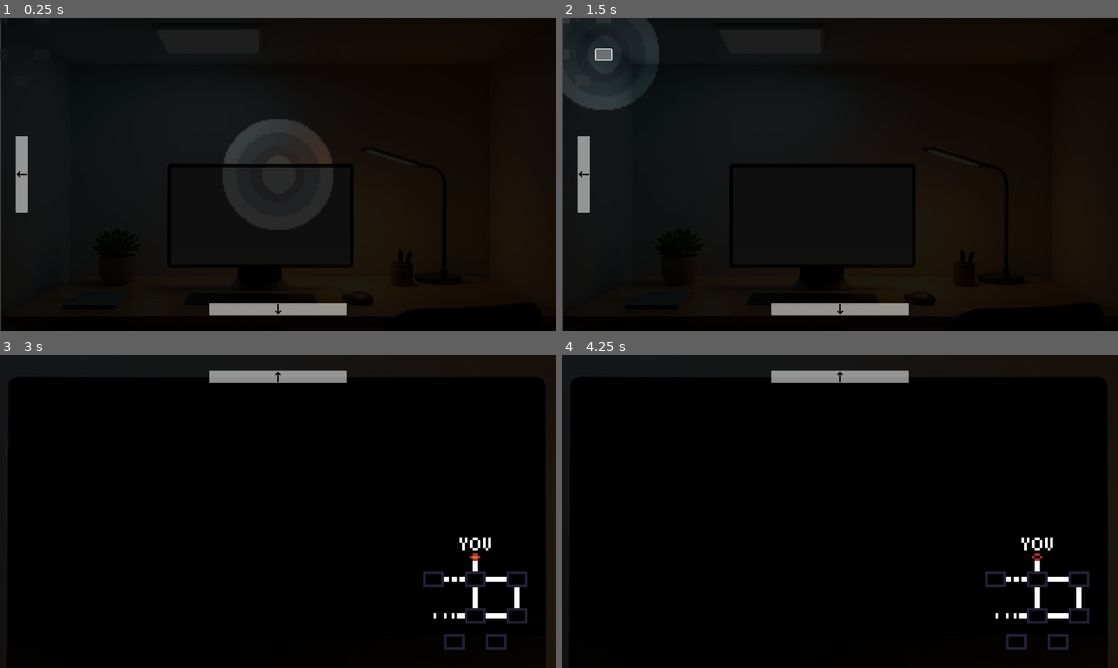
Above: before the commit, frames 1-4 (two rows, left to right).
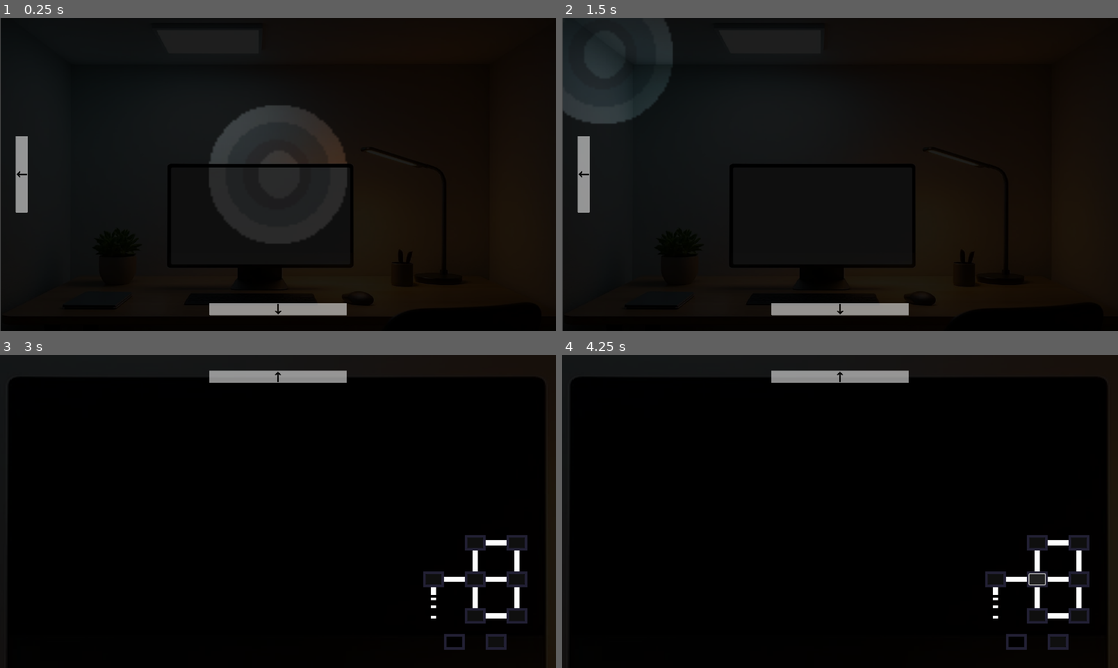
Above: after the commit, the same moments.

Repository: AwesomeYT2005/five-nights-with-monsters
Game: Godot game, scene res://scenes/main.tscn
Two runs of this game, one before a commit and one after it. Both use one fixed random seed, a clock stepped at 60 frames per second and the inputs below.
Inputs (mouse positions are in pixels of both pictures, inside the frame that each line leads up to):
- Up to frame 1 (0.25 s): no input
- Up to frame 2 (1.5 s): click (584, 80) at 0.52 s; click (606, 55) at 1.27 s
- Up to frame 3 (3 s): click (261, 552) at 2 s; click (455, 642) at 2.77 s
- Up to frame 4 (4.25 s): click (1034, 580) at 3.52 s

The runs differ from the first frame. In frame 1, 2.9% of the frame differs, in the area x 0-63%, y 0-72%; in frame 2, 1.4%; in frame 3, 0.6%; in frame 4, 0.7%.

Commit message:
Camera Map Working
Complete Camera Map with working animations and button changes. Buttons not yet fully functional.
Added optional smiling monster to Window.

Diff:
--- a/scenes/levels/level.tscn
+++ b/scenes/levels/level.tscn
@@ -8,6 +8,7 @@
 [ext_resource type="Texture2D" uid="uid://bykr2oygdkevm" path="res://assets/images/gui/uparrow.png" id="5_urvlt"]
 [ext_resource type="Texture2D" uid="uid://uopgglmwg8fk" path="res://assets/images/gui/downarrow.png" id="6_d4w6o"]
 [ext_resource type="Texture2D" uid="uid://de0yhb2jb8qx" path="res://assets/images/gui/leftarrow.png" id="6_icy5c"]
+[ext_resource type="Texture2D" uid="uid://bl67arsxs06yk" path="res://assets/images/enemies/smilingmonster.png" id="9_qogh7"]
 [ext_resource type="Texture2D" uid="uid://bscn8lweryrmf" path="res://assets/images/terrain/templeftwindow.png" id="9_rmjfq"]
 [ext_resource type="Texture2D" uid="uid://cqsw45gin3v8n" path="res://assets/images/gui/rightarrow.png" id="10_rmjfq"]
 [ext_resource type="PackedScene" uid="uid://bmkq2vgkukpda" path="res://scenes/menu/camera_map.tscn" id="11_7pb6i"]
@@ -20,7 +21,6 @@
 size = Vector2(112, 704)
 
 [node name="Level" type="Node2D"]
-texture_filter = 1
 script = ExtResource("1_xb4v1")
 
 [node name="PlayerLight" type="PointLight2D" parent="."]
@@ -29,7 +29,7 @@
 color = Color(0.8784058, 0.8784058, 0.8784058, 1)
 energy = 2.0
 texture = ExtResource("1_bovvr")
-texture_scale = 4.0
+texture_scale = 5.0
 script = ExtResource("2_b2cq8")
 
 [node name="Locations" type="Node" parent="."]
@@ -104,6 +104,12 @@
 position = Vector2(640, 1080)
 enabled = false
 
+[node name="SmilingMonster" type="Sprite2D" parent="Locations/Window"]
+texture_filter = 1
+position = Vector2(295, 30)
+scale = Vector2(8, 8)
+texture = ExtResource("9_qogh7")
+
 [node name="Terrain" type="Sprite2D" parent="Locations/Window"]
 self_modulate = Color(0.116820924, 0.118107855, 0.118107855, 1)
 texture_filter = 1
@@ -133,6 +139,9 @@
 texture_filter = 1
 texture = ExtResource("12_xfk5q")
 
+[node name="CameraMap" parent="Locations/Computer" instance=ExtResource("11_7pb6i")]
+position = Vector2(454, 156)
+
 [node name="MovementAreas" type="Node" parent="Locations/Computer"]
 
 [node name="Top" type="Sprite2D" parent="Locations/Computer/MovementAreas"]
@@ -148,9 +157,6 @@
 [node name="CollisionShape2D" type="CollisionShape2D" parent="Locations/Computer/MovementAreas/Top/TopArrow"]
 shape = SubResource("RectangleShape2D_d4w6o")
 
-[node name="CameraMap" parent="Locations/Computer" instance=ExtResource("11_7pb6i")]
-position = Vector2(454, 156)
-
 [node name="CameraLocations" type="Node" parent="."]
 
 [node name="Location1" type="Node2D" parent="CameraLocations"]
--- a/scenes/menu/camera_map.tscn
+++ b/scenes/menu/camera_map.tscn
@@ -41,75 +41,159 @@
 texture_filter = 1
 script = ExtResource("1_3ufsm")
 
-[node name="Floor2Buttons" type="Node" parent="."]
+[node name="Floor1Buttons" type="Control" parent="."]
+top_level = true
+layout_mode = 3
+anchors_preset = 0
+offset_right = 40.0
+offset_bottom = 40.0
+
+[node name="Floor2" type="Button" parent="Floor1Buttons"]
+top_level = true
+layout_mode = 0
+offset_left = 2404.0
+offset_top = 1368.0
+offset_right = 2440.0
+offset_bottom = 1392.0
+theme_override_colors/icon_normal_color = Color(1, 1, 1, 1)
+theme_override_font_sizes/font_size = 9
+
+[node name="DiningRoom" type="Button" parent="Floor1Buttons"]
+top_level = true
+layout_mode = 0
+offset_left = 2356.0
+offset_top = 1224.0
+offset_right = 2392.0
+offset_bottom = 1248.0
+theme_override_colors/icon_normal_color = Color(1, 1, 1, 1)
+theme_override_font_sizes/font_size = 9
+
+[node name="Kitchen" type="Button" parent="Floor1Buttons"]
+top_level = true
+layout_mode = 0
+offset_left = 2452.0
+offset_top = 1224.0
+offset_right = 2488.0
+offset_bottom = 1248.0
+theme_override_colors/icon_normal_color = Color(1, 1, 1, 1)
+theme_override_font_sizes/font_size = 9
+
+[node name="Bedroom" type="Button" parent="Floor1Buttons"]
+top_level = true
+layout_mode = 0
+offset_left = 2452.0
+offset_top = 1308.0
+offset_right = 2488.0
+offset_bottom = 1332.0
+theme_override_colors/icon_normal_color = Color(1, 1, 1, 1)
+theme_override_font_sizes/font_size = 9
+
+[node name="BackHall" type="Button" parent="Floor1Buttons"]
+top_level = true
+layout_mode = 0
+offset_left = 2356.0
+offset_top = 1308.0
+offset_right = 2392.0
+offset_bottom = 1332.0
+theme_override_colors/icon_normal_color = Color(1, 1, 1, 1)
+theme_override_font_sizes/font_size = 9
+
+[node name="Staircase" type="Button" parent="Floor1Buttons"]
+top_level = true
+layout_mode = 0
+offset_left = 2260.0
+offset_top = 1224.0
+offset_right = 2296.0
+offset_bottom = 1248.0
+theme_override_colors/icon_normal_color = Color(1, 1, 1, 1)
+theme_override_font_sizes/font_size = 9
+
+[node name="FrontHall" type="Button" parent="Floor1Buttons"]
+top_level = true
+layout_mode = 0
+offset_left = 2356.0
+offset_top = 1140.0
+offset_right = 2392.0
+offset_bottom = 1164.0
+
+[node name="LivingRoom" type="Button" parent="Floor1Buttons"]
+top_level = true
+layout_mode = 0
+offset_left = 2452.0
+offset_top = 1140.0
+offset_right = 2488.0
+offset_bottom = 1164.0
+
+[node name="Floor2Buttons" type="Control" parent="."]
+layout_mode = 3
 
 [node name="Floor1" type="Button" parent="Floor2Buttons"]
 top_level = true
-offset_left = -66.0
-offset_top = 132.0
-offset_right = -30.0
-offset_bottom = 156.0
-theme_override_colors/icon_normal_color = Color(1, 1, 1, 1)
-theme_override_font_sizes/font_size = 9
-
-[node name="Floor2" type="Button" parent="Floor2Buttons"]
-top_level = true
-offset_left = 30.0
-offset_top = 132.0
-offset_right = 66.0
-offset_bottom = 156.0
+layout_mode = 0
+offset_left = 2308.0
+offset_top = 1368.0
+offset_right = 2344.0
+offset_bottom = 1392.0
 theme_override_colors/icon_normal_color = Color(1, 1, 1, 1)
 theme_override_font_sizes/font_size = 9
 
 [node name="Corridor" type="Button" parent="Floor2Buttons"]
 top_level = true
-offset_left = -18.0
-offset_top = -12.0
-offset_right = 18.0
-offset_bottom = 12.0
+layout_mode = 0
+offset_left = 2356.0
+offset_top = 1224.0
+offset_right = 2392.0
+offset_bottom = 1248.0
 theme_override_colors/icon_normal_color = Color(1, 1, 1, 1)
 theme_override_font_sizes/font_size = 9
 
 [node name="Bathroom" type="Button" parent="Floor2Buttons"]
 top_level = true
-offset_left = 78.0
-offset_top = -12.0
-offset_right = 114.0
-offset_bottom = 12.0
+layout_mode = 0
+offset_left = 2452.0
+offset_top = 1224.0
+offset_right = 2488.0
+offset_bottom = 1248.0
 theme_override_colors/icon_normal_color = Color(1, 1, 1, 1)
 theme_override_font_sizes/font_size = 9
 
-[node name="Bedroom" type="Button" parent="Floor2Buttons"]
+[node name="Stash" type="Button" parent="Floor2Buttons"]
 top_level = true
-offset_left = 78.0
-offset_top = 72.0
-offset_right = 114.0
-offset_bottom = 96.0
+layout_mode = 0
+offset_left = 2452.0
+offset_top = 1308.0
+offset_right = 2488.0
+offset_bottom = 1332.0
 theme_override_colors/icon_normal_color = Color(1, 1, 1, 1)
 theme_override_font_sizes/font_size = 9
 
 [node name="Landing" type="Button" parent="Floor2Buttons"]
 top_level = true
-offset_left = -18.0
-offset_top = 72.0
-offset_right = 18.0
-offset_bottom = 96.0
+layout_mode = 0
+offset_left = 2356.0
+offset_top = 1308.0
+offset_right = 2392.0
+offset_bottom = 1332.0
 theme_override_colors/icon_normal_color = Color(1, 1, 1, 1)
 theme_override_font_sizes/font_size = 9
 
 [node name="Outside" type="Button" parent="Floor2Buttons"]
 top_level = true
-offset_left = -114.0
-offset_top = -12.0
-offset_right = -78.0
-offset_bottom = 12.0
+layout_mode = 0
+offset_left = 2260.0
+offset_top = 1224.0
+offset_right = 2296.0
+offset_bottom = 1248.0
 theme_override_colors/icon_normal_color = Color(1, 1, 1, 1)
 theme_override_font_sizes/font_size = 9
 
-[node name="AnimatedSprite2D" type="AnimatedSprite2D" parent="."]
+[node name="CameraTree" type="AnimatedSprite2D" parent="."]
 scale = Vector2(6, 6)
 sprite_frames = SubResource("SpriteFrames_otvqr")
 animation = &"floor_1"
 autoplay = "floor_2"
+metadata/_edit_lock_ = true
 
+[connection signal="pressed" from="Floor1Buttons/Floor2" to="." method="_on_floor_2_pressed"]
+[connection signal="pressed" from="Floor1Buttons/FrontHall" to="." method="_on_front_hall_pressed"]
 [connection signal="pressed" from="Floor2Buttons/Floor1" to="." method="_on_floor_1_pressed"]
--- a/scripts/levels/camera_map.gd
+++ b/scripts/levels/camera_map.gd
@@ -1,4 +1,21 @@
 extends Node2D
 
+@onready var cam_tree: AnimatedSprite2D = $CameraTree
+@onready var floor_1_buttons: Control = $Floor1Buttons
+@onready var floor_2_buttons: Control = $Floor2Buttons
+
+func _ready() -> void:
+	floor_1_buttons.visible = false
+
 func _on_floor_1_pressed() -> void:
-	print("This floor is not available at the moment")
+	cam_tree.animation = "floor_1"
+	floor_1_buttons.visible = true
+	floor_2_buttons.visible = false
+
+func _on_floor_2_pressed() -> void:
+	cam_tree.animation = "floor_2"
+	floor_1_buttons.visible = false
+	floor_2_buttons.visible = true
+
+func _on_front_hall_pressed() -> void:
+	pass
Binary file added: assets/images/enemies/smilingmonster.png
Not shown, added: assets/images/enemies/smilingmonster.png.import
Not shown: 1 places in scenes/levels/level.tscn that only renumber resources
